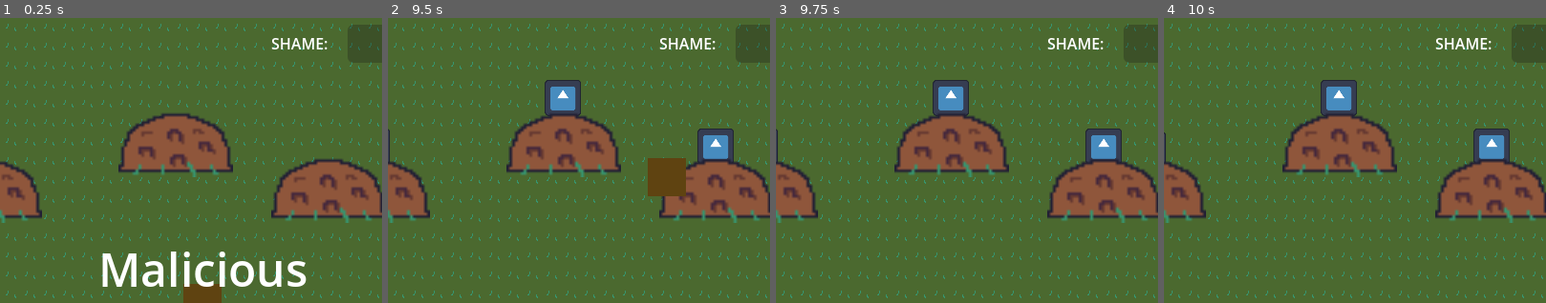
Above: before the commit, frames 1-4 (left to right).
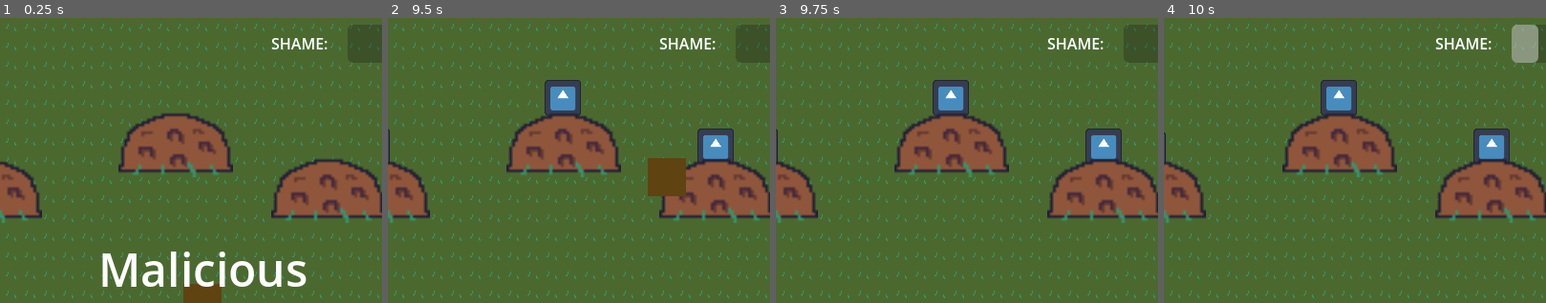
Above: after the commit, the same moments.

Repository: rolika/Mole
Game: Godot game, scene res://main.tscn
The game is run twice, just before and just after one commit, with the same random seed, the same clock (stepped at 60 frames per second) and the same inputs. The engine's default icon, where the game draws it, is replaced by a stand-in: a white triangle on a blue panel in a dark square.
Inputs (mouse positions are % of the whole screen's width and height, from its top left):
- Up to frame 1 (0.25 s): no input
- Up to frame 2 (9.5 s): click "START" at 0.5 s; tap Enter at 1.25, 2.75, 4.25 s; move the mouse to (72, 45) at 1.27 s; press the mouse at (72, 45) at 1.28 s; tap Space at 2, 3.5, 5 s; move the mouse to (30, 55) at 2.02 s; release the mouse at (30, 55) at 2.03 s; click (30, 55) at 2.1 s; move the mouse to (60, 28) at 2.77 s; press the mouse at (60, 28) at 2.78 s; move the mouse to (45, 70) at 3.52 s; release the mouse at (45, 70) at 3.53 s; click (45, 70) at 3.6 s; move the mouse to (80, 65) at 4.27 s; press the mouse at (80, 65) at 4.28 s; move the mouse to (20, 35) at 5.02 s; release the mouse at (20, 35) at 5.03 s; click (20, 35) at 5.1 s; move the mouse to (55, 50) at 5.77 s; press the mouse at (55, 50) at 5.78 s; move the mouse to (35, 25) at 6.52 s; release the mouse at (35, 25) at 6.53 s; click (35, 25) at 6.6 s; move the mouse to (72, 45) at 7.27 s; press the mouse at (72, 45) at 7.28 s; move the mouse to (30, 55) at 8.02 s; release the mouse at (30, 55) at 8.03 s; click (30, 55) at 8.1 s; move the mouse to (60, 28) at 8.77 s; press the mouse at (60, 28) at 8.78 s
- Up to frame 3 (9.75 s): move the mouse to (45, 70) at 9.52 s; release the mouse at (45, 70) at 9.53 s; click (45, 70) at 9.6 s
- Up to frame 4 (10 s): no input
The pictures show only the part of the screen within x 24-74%, y 0-50%; the shares and areas given below are measured in that part.

Frames 1-3 are identical in both runs. In frame 4, 0.9% of the frame differs, in the area x 91-98%, y 2-16%.

Commit message:
display score & shame

Diff:
--- a/hud.gd
+++ b/hud.gd
@@ -5,7 +5,7 @@
 
 
 func update_score(score):
-	$ScoreValue.text = score
+	$ScoreValue.text = str(score)
 
 
 func update_shame(shame):
--- a/main.gd
+++ b/main.gd
@@ -5,30 +5,29 @@
 const MAX_SHAME = 10  # it's a shame if you let a mole go or miss it
 
 
-var score = 0
-var shame = 0
+var score
+var shame
 
 
 func _ready():
 	randomize()
-
-
-func _process(_delta):
-	pass
+	score = 0
+	shame = 0
 
 
 func _on_mole_hit():
 	score += SCORE
-	print("Score:", score)
+	$HUD.update_score(score)
 
 
 func _on_mole_shame():
 	shame += 1
-	print("Shame:", shame)
+	$HUD.update_shame(shame)
 
 
 func _on_hud_start_game():
-	print("Game started")
+	score = 0
+	shame = 0
 	get_tree().call_group("moles", "new_game")
 
 
